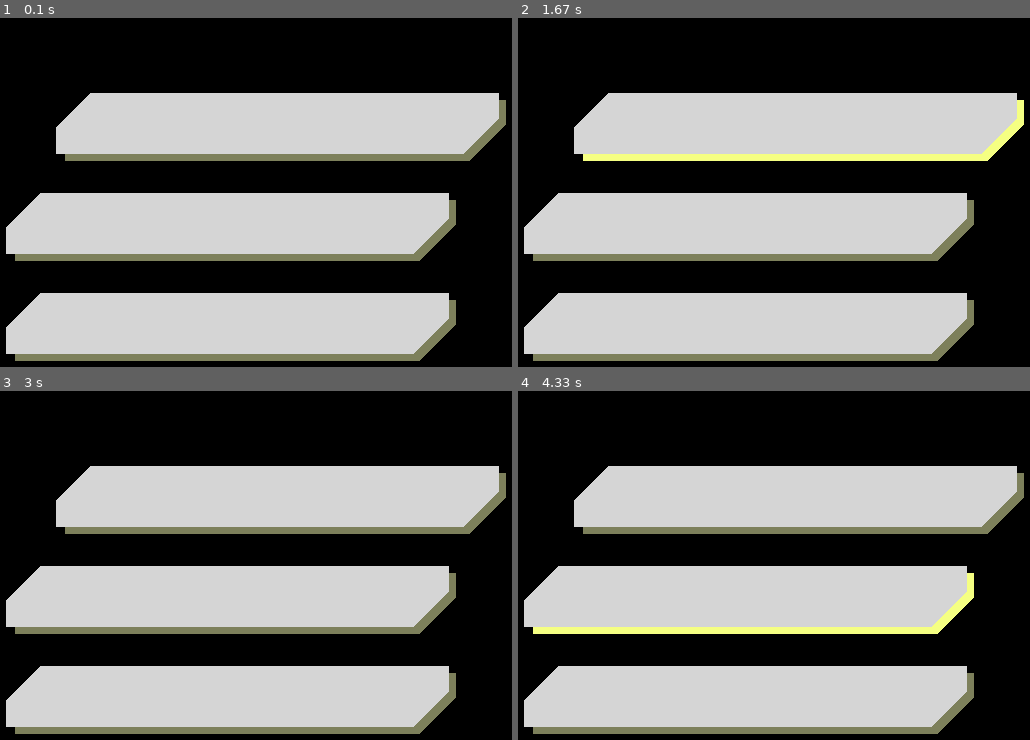
Above: before the commit, frames 1-4 (two rows, left to right).
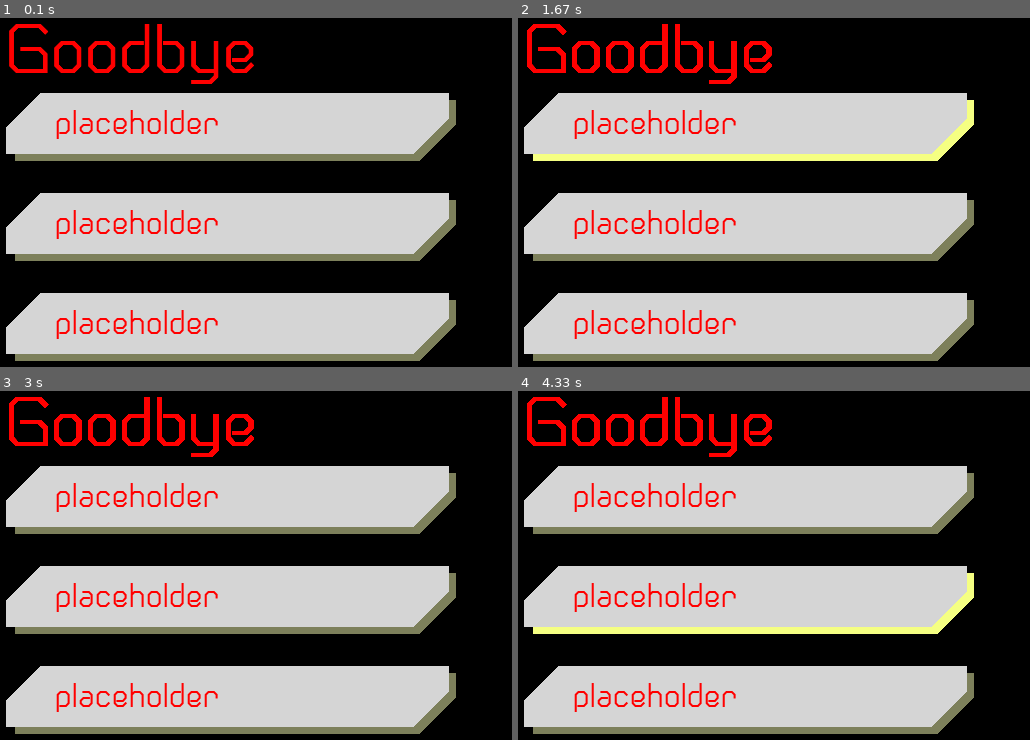
Above: after the commit, the same moments.

Repository: Ufonek1/EarlOfSandwich
Game: pygame game, started from src/core/playerShip.py
The game is run twice, just before and just after one commit, with the same random seed, the same clock (stepped at 60 frames per second) and the same inputs. The source is Python 2; it was converted automatically to run under Python 3.
Inputs (mouse positions are in pixels of both pictures, inside the frame that each line leads up to):
- Up to frame 1 (0.1 s): no input
- Up to frame 2 (1.67 s): press the mouse at (748, 227) at 0.37 s; move the mouse to (768, 178) at 0.47 s; release the mouse at (789, 129) at 0.6 s; click (907, 335) at 0.72 s; click (outside the picture) at 1.05 s; click (881, 154) at 1.38 s
- Up to frame 3 (3 s): click (5, 474) at 1.72 s; click (20, 694) at 2.05 s; click (66, 488) at 2.38 s; click (outside the picture) at 2.72 s
- Up to frame 4 (4.33 s): click (866, 527) at 3.05 s; click (outside the picture) at 3.38 s; click (635, 670) at 3.72 s; click (774, 610) at 4.05 s

The runs differ from the first frame. In frame 1, 8.2% of the frame differs, in the area x 1-99%, y 1-92%; in frame 2, 8.3%; in frame 3, 8.3%; in frame 4, 8.3%.

Commit message:
We have some text working now
Text now gets blitted onto the buttons' frames, but it can't be changed
from the outside yet -> I basically figured out how to make sprites out
of text

Diff:
--- a/src/core/__init__.py
+++ b/src/core/__init__.py
@@ -18,9 +18,9 @@
 screen = pygame.display.set_mode(screensize.size)
 pygame.display.set_caption("Yet another pygame window")
 
-background = pygame.Surface(screensize.size)
-background.fill(BLACK)
-screen.blit(background, (0,0))
+#background = pygame.Surface(screensize.size)
+#background.fill(BLACK)
+#screen.blit(background, (0,0))
 
 # start main menu
 mainMenu.start(screen)
--- a/src/core/constants.py
+++ b/src/core/constants.py
@@ -11,7 +11,6 @@
 """
 
 """----------------------------------PATHS-------------------------------"""
-'''This is a bit problematic, as the paths have to be found first'''
 
 # general paths
 PROJECT_PATH = os.getcwd().rpartition(os.path.normcase('/src'))[0] #this splits the current directory and outputs first part of the 3-tuple
--- a/src/core/mainMenu.py
+++ b/src/core/mainMenu.py
@@ -12,46 +12,76 @@
 from menuButton import menuButton
 
 buttons = pygame.sprite.Group()
+buttonLabels = pygame.sprite.Group()
+allSprites = pygame.sprite.LayeredUpdates(layer = 5)
 
 def start(screen):
 
     pygame.init()
 
+    #for fps control
     clock = GAME_CLOCK
+
     #create all the buttons
     button1 = menuButton()
-    button1.text = "Play"
+    button1.button_id = 1
+    button1.text = "I like peanuts"
     button1.__init__()
     button1.rect.x  = (100)
     button1.rect.y = (300)
     button1.add(buttons)
-    textSurface1 = button1.button_font.render(button1.text, True, BLACK)
-    screen.blit(textSurface1, (button1.rect.x, button1.rect.y))
+    button1.add(allSprites)
+    #allSprites.add(button1, 0)
 
     button2 = menuButton()
-    button2.text = "Options"
+    button2.button_id = 2
+    button2.text = "I like blackberries"
     button2.__init__()
     button2.rect.x  = (100)
     button2.rect.y = (200)
     button2.add(buttons)
-    textSurface2 = button2.button_font.render(button2.text, True, BLACK)
-    screen.blit(textSurface2, (button2.rect.x, button2.rect.y))
+    button2.add(allSprites)
+    #allSprites.add(button2, 0)
 
     button3 = menuButton()
-    button3.text = "Extras"
+    button3.button_id = 3
+    button3.text = "I like tea"
     button3.__init__()
-    button3.rect.x  = (150)
+    button3.rect.x  = (100)
     button3.rect.y = (100)
     button3.add(buttons)
-    textSurface3 = button3.button_font.render(button3.text, True, BLACK)
-    screen.blit(textSurface3, (button3.rect.x, button3.rect.y))
+    button3.add(allSprites)
+
+    #add buttons to bottom layer
+    allSprites.add(buttons, layer = 0)
 
     # draw them on screen and update
-    buttons.draw(screen)
+    #buttons.draw(screen)
 
+    # load font for labels
+    button_font = pygame.font.Font(MAIN_MENU_FONT_PATH, 72)
+
+    #create the labels as sprites with text as their source image
+    label1 = pygame.sprite.DirtySprite()
+    text1 = (button_font.render("Goodbye", True, FULL_RED))
+    label1.image = text1
+    label1.rect = label1.image.get_rect()
+    label1.rect.x = 100
+    label1.rect.y = 10
+    #label1.add(buttonLabels)
+    label1.add(allSprites)
+
+    #draw sprites
+    allSprites.change_layer(label1, 1)
+    allSprites.move_to_front(label1)
+    print allSprites.get_top_layer()
+    print allSprites.get_bottom_layer()
+    allSprites.draw(screen)
+    #buttonLabels.draw(screen)
+    #screen.blit(button_font.render("Is this ok?", True, FULL_RED), (100,190))
     pygame.display.flip()
 
-    print ("buttons created and drawn on screen")
+    print ("sprites created and drawn on screen")
 
 
     # Main Menu event loop
@@ -64,16 +94,16 @@
                 menuRunning = False
             if event.type == pl.MOUSEBUTTONDOWN:
                 buttons.update(event)
-                buttons.draw(screen)
+                allSprites.draw(screen)
                 pygame.display.flip()
             if event.type == pl.MOUSEMOTION:
                 buttons.update(event)
-                buttons.draw(screen)
+                allSprites.draw(screen)
                 pygame.display.flip()
         clock.tick(30)
         #we update twice, so that the button doesn't freeze after pressing
         buttons.update(event)
-        buttons.draw(screen)
+        allSprites.draw(screen)
         pygame.display.flip()
 
 '''
--- a/src/core/menuButton.py
+++ b/src/core/menuButton.py
@@ -8,29 +8,34 @@
 from core.constants import *
 from core.spritesheet_functions import SpriteSheet
 
-class menuButton (pygame.sprite.Sprite):
-    #pygame.freetype.init()
-    #pygame.ftfont.init()
+class menuButton (pygame.sprite.DirtySprite):
+
     pygame.font.init()
-    #the array in which we will load the sprite sheet
+    #the array into which we will load the sprite sheet
     button_frame = []
     # text of button and its font
-    text = ""
-    button_font = pygame.font.Font(MAIN_MENU_FONT_PATH, 12)
+    button_id = 0
 
+    button_font = pygame.font.Font(MAIN_MENU_FONT_PATH, 35)
+    text = "placeholder"
+    '''@TODO figure out a way how to be able to change the button's text from the outside'''
     def __init__(self):
         pygame.sprite.Sprite.__init__(self)
         #create the spritesheet
         sprite_sheet = SpriteSheet(BUTTON_SPRITESHEET_PATH)
 
-        #load all appropriate images
+        #load all appropriate images and write text over them
         image = sprite_sheet.getImage(0, 0, 450, 68)
+        image.blit(self.button_font.render(self.text, True, FULL_RED), (49,7))
         self.button_frame.append(image)
         image = sprite_sheet.getImage(0, 68, 450, 68)
+        image.blit(self.button_font.render(self.text, True, FULL_RED), (49,7))
         self.button_frame.append(image)
         image = sprite_sheet.getImage(0, 136, 450, 68)
+        image.blit(self.button_font.render(self.text, True, FULL_RED), (49,7))
         self.button_frame.append(image)
         image = sprite_sheet.getImage(0, 204, 450, 68)
+        image.blit(self.button_font.render(self.text, True, FULL_RED), (56,14))
         self.button_frame.append(image)
 
         #set starting image
Not shown, changed: src/core/__init__.pyc
Not shown, changed: src/core/constants.pyc
Not shown, changed: src/core/mainMenu.pyc
Not shown, changed: src/core/menuButton.pyc
